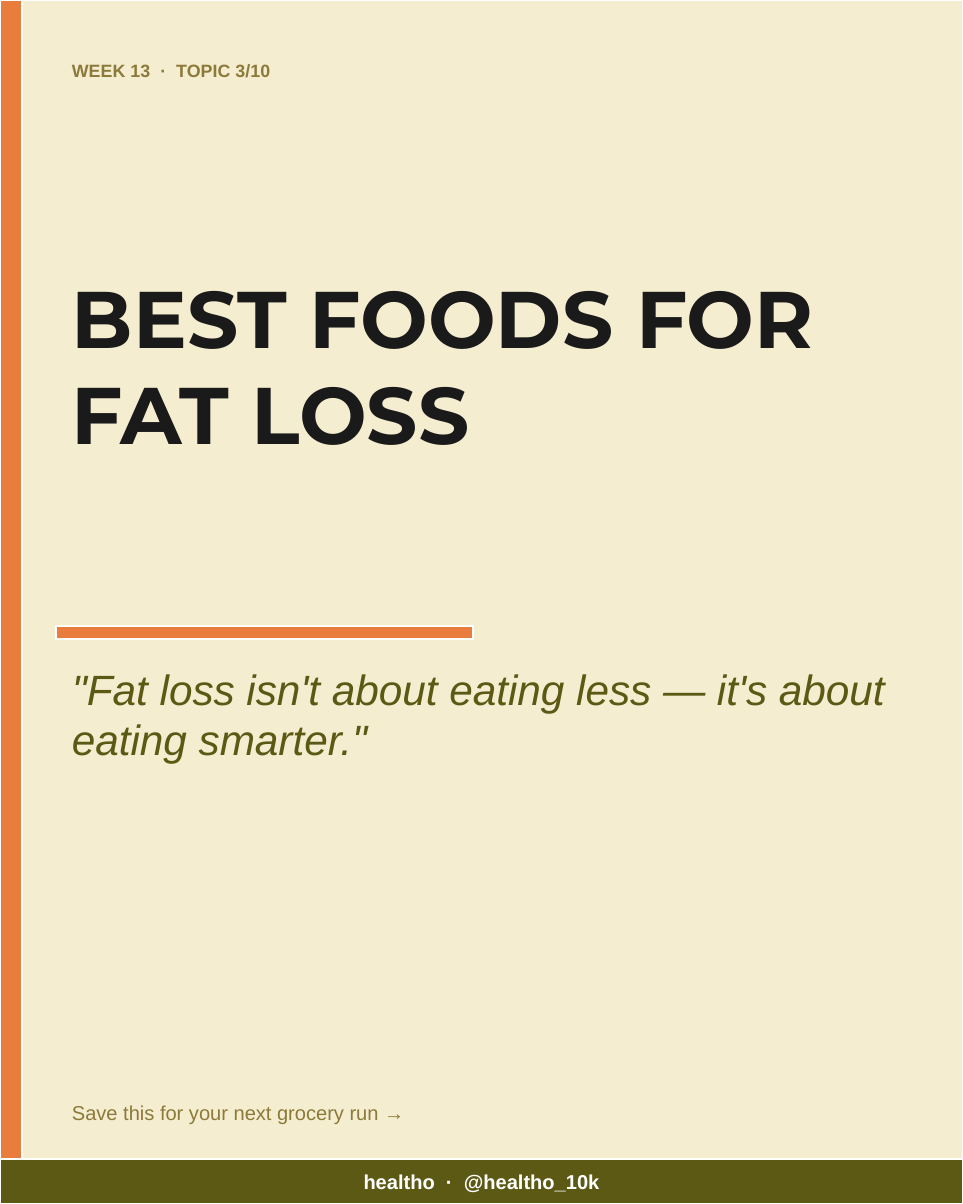
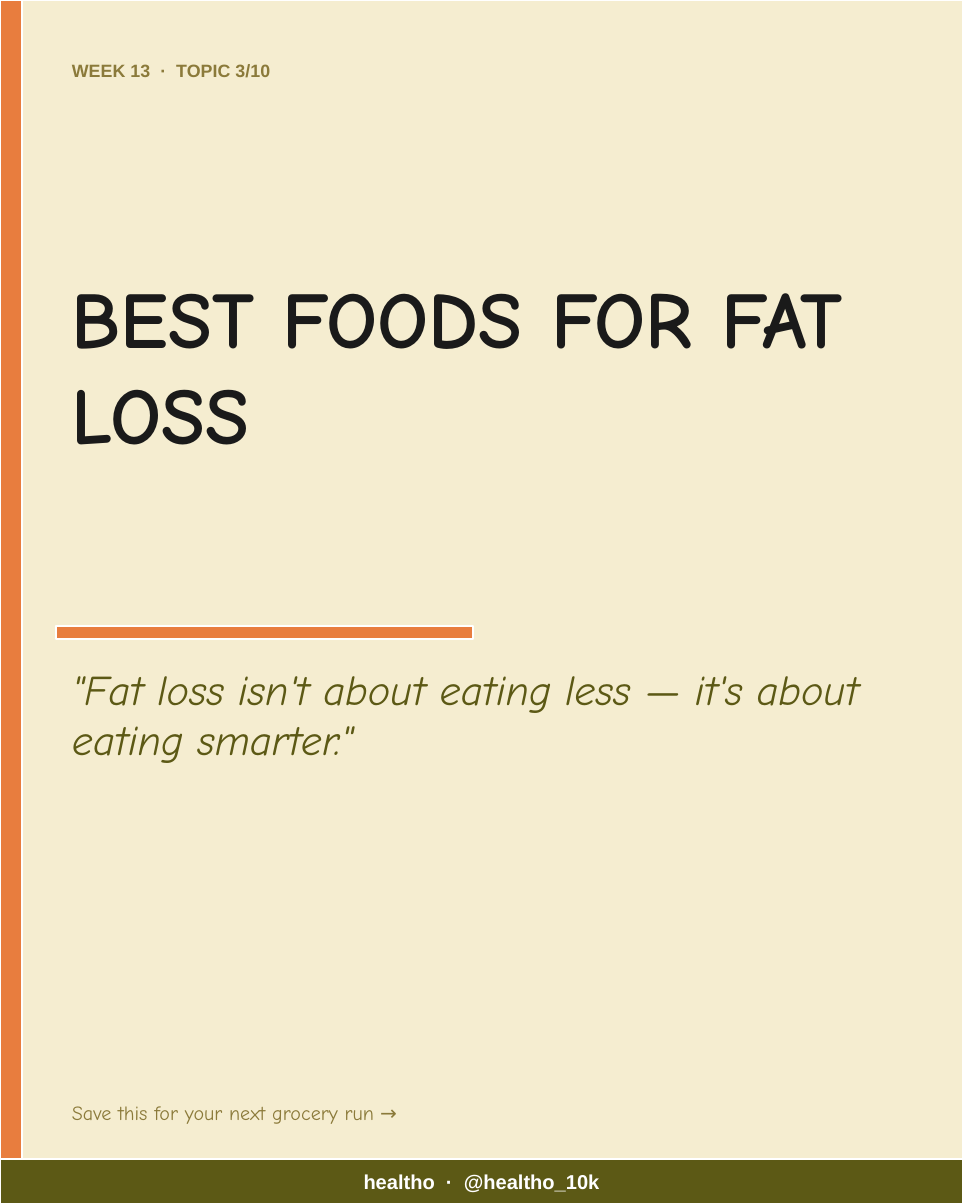
Before and after one commit to healtho-app/healtho, a slide deck: slide 1 of automation/output/2026-03-24-week13-topic3-carousel.pptx. Drawn at 963x1204 pixels with LibreOffice and Linux fonts; fonts in the diff are those of the drawing. Boxes give left, top, right and bottom in pixels: in the first picture for what was removed or moved away, otherwise in the second. Text is boxed around its words. In the diff, an @@ line names an element or a change of style, - is before the commit and + after.

```diff
--- a/automation/output/2026-03-24-week13-topic3-carousel.pptx
+++ b/automation/output/2026-03-24-week13-topic3-carousel.pptx
@@ text "BEST FOODS FOR FAT LOSS" at [72, 293, 842, 445]: font Montserrat to Comic Neue @@
@@ text ""Fat loss isn't about eating ..." at [72, 676, 859, 763]: font Arial to Comic Neue @@
@@ text "Save this for your next ..." at [72, 1106, 374, 1124]: font Arial to Comic Neue @@
```
Also in this commit, not shown: 4 other slides changed, 5 other files.
